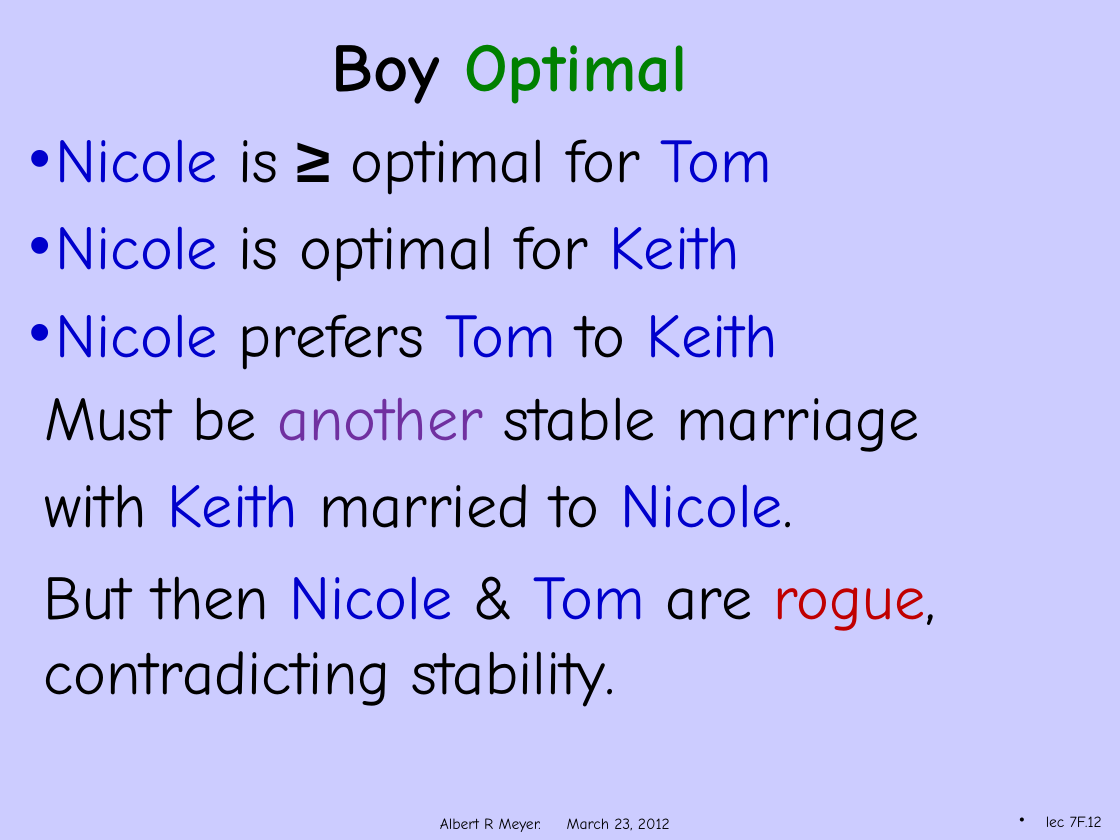
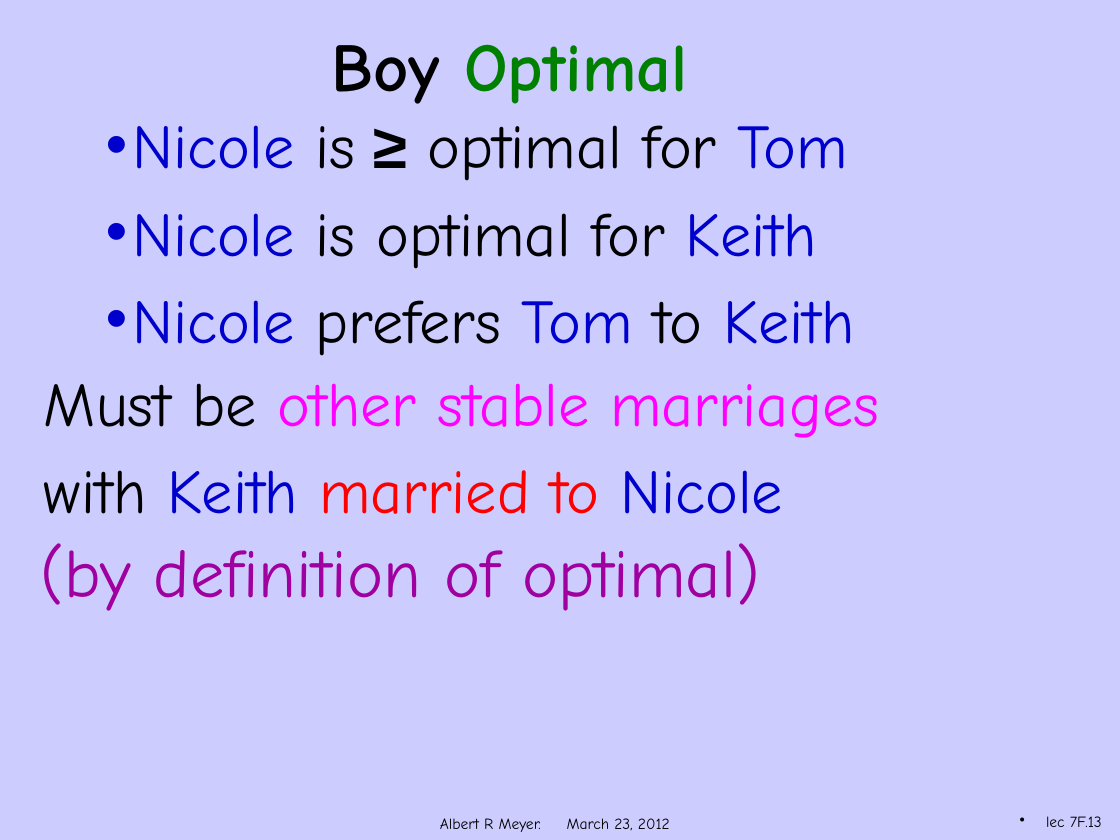
Before and after one commit to armeyer/mcs_web, a slide deck: slide 13 of spring12/slidesS12/stable-optimal.pptx (slide 12 before the commit). Drawn at 1120x840 pixels with LibreOffice and Linux fonts; fonts in the diff are those of the drawing; background and template pictures are left out. Boxes give left, top, right and bottom in pixels: in the first picture for what was removed or moved away, otherwise in the second. Text is boxed around its words. In the diff, an @@ line names an element or a change of style, - is before the commit and + after.

```diff
--- a/spring12/slidesS12/stable-optimal.pptx
+++ b/spring12/slidesS12/stable-optimal.pptx
@@ text "Nicole is ≥ optimal for ...": place and size @@
-text "Nicole is ≥ optimal for ..." at box(55, 139, 778, 370)
+text "Nicole is ≥ optimal for ..." at box(132, 125, 854, 356)
@@ text at box(44, 383, 879, 514): text changed; text colour #000000 to #FF00FF @@
-Must be another stable marriage
-with Keith married to Nicole.
+Must be other stable marriages
+with Keith married to Nicole
@@ text at box(40, 543, 760, 611): text changed; size 40 to 44 pt; text colour #000000 to #9F009F @@
-But then Nicole & Tom are rogue, contradicting stability.
+(by definition of optimal)
@@ page number at box(1046, 816, 1102, 827): text changed @@
-lec 7F.12
+lec 7F.13
```
Also in this commit, not shown: 1 other slide changed, 2 slides added.
